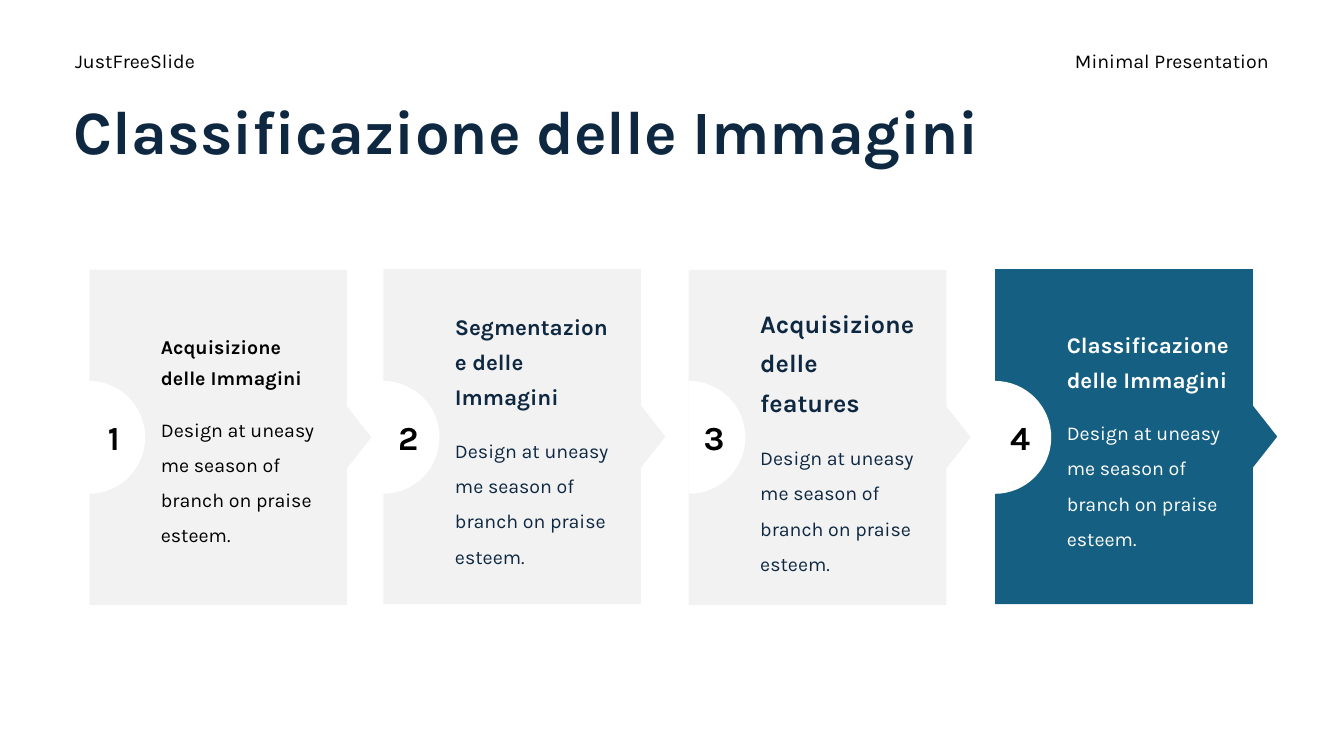
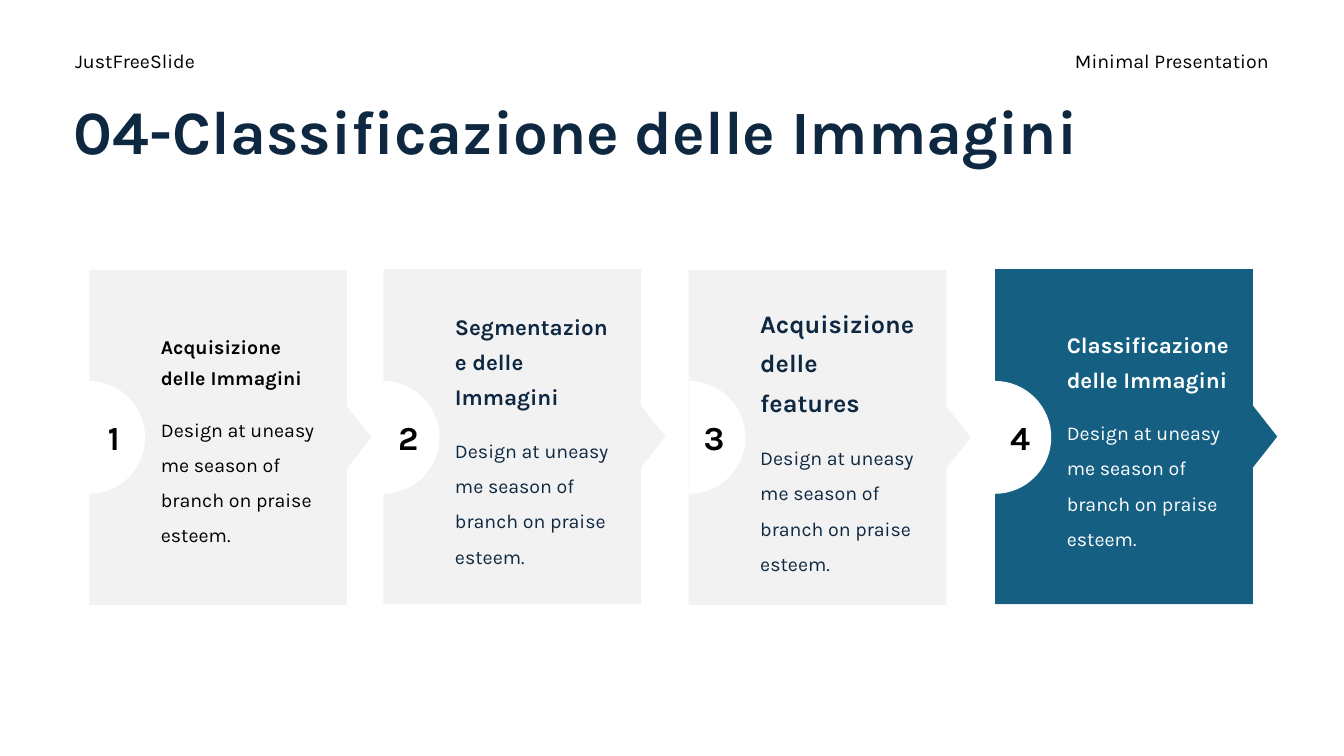
Before and after one commit to aleeteo/leaf_ID, a slide deck: slide 16 of ProjectLeafWIP.pptx (slide 14 before the commit). Drawn at 1344x756 pixels with LibreOffice and Linux fonts; fonts in the diff are those of the drawing. Boxes give left, top, right and bottom in pixels: in the first picture for what was removed or moved away, otherwise in the second. Text is boxed around its words. In the diff, an @@ line names an element or a change of style, - is before the commit and + after.

```diff
--- a/ProjectLeafWIP.pptx
+++ b/ProjectLeafWIP.pptx
@@ title at <box>74,110,1077,169</box>: text changed @@
-Classificazione delle Immagini
+04-Classificazione delle Immagini
```
Also in this commit, not shown: 3 other slides changed, 2 slides added, 1 other file.
